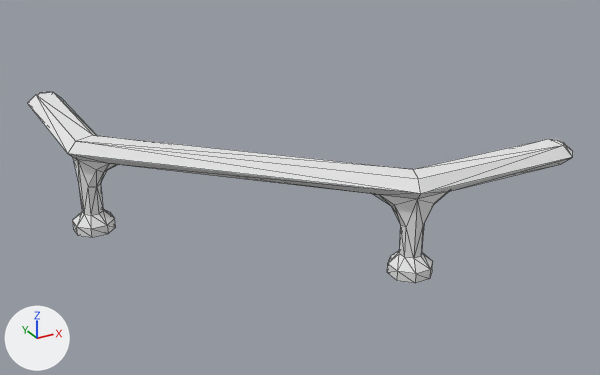
The OBJ model The_Dune_Project/Assets/Models/env/Modular Temple/Balcony_Railing_Curved_Large.obj, before and after one commit.
One viewpoint serves both versions: a 50 mm camera at (-2.44, -4.27, 1.94) aimed at (-0.43, -0.61, 0.11). The lights are fixed; the arrows at lower left show +X, +Y and +Z. Mesh edges are drawn as thin lines. Where no turn or scale is listed for an object, it has been applied to the vertices.

Before the edit, the objects in view are built like this:
```python
mat_sandstone_5 = principled_material('Sandstone_5')
mat_sandstone_5.base_color = (0.8, 0.8, 0.8)  # white #e7e7e7
mat_sandstone_5.roughness = 1.0
me_object1 = bpy.data.meshes.new('object1')
me_object1.from_pydata(...)  # 132 vertices, 260 faces; spans x -1.6..0.6, y -1.6..0.6, z 0.0..0.5
# faces by material slot: [164, 96]
me_object1.materials.append(mat_sandstone_5)  # white #e7e7e7
me_object1.materials.append(mat_sandstone_4)  # white #e7e7e7
ob_object1 = bpy.data.objects.new('object1', me_object1)
ob_object1.location = (0.0, 0.0, 0.0)
```
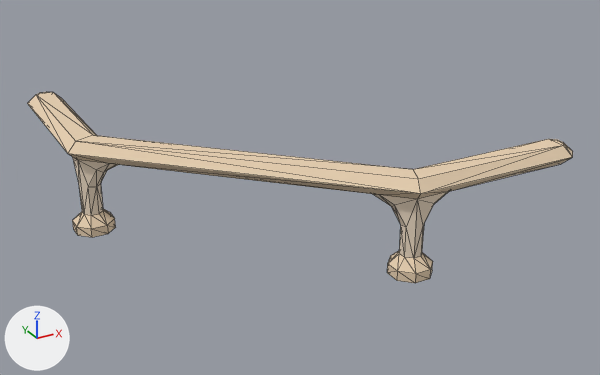
Pixel boxes [x1, y1, x2, y2] of what changed, in the pictures (600 x 375 px):
'object1', recoloured (white to beige): [27, 92, 573, 283] in both

Diff of the bpy script that builds the scene:
```diff
--- a/The_Dune_Project/Assets/Models/env/Modular Temple/Balcony_Railing_Curved_Large.obj.py
+++ b/The_Dune_Project/Assets/Models/env/Modular Temple/Balcony_Railing_Curved_Large.obj.py
@@ mat_sandstone_5 @@
 mat_sandstone_5 = principled_material('Sandstone_5')
-mat_sandstone_5.base_color = (0.8, 0.8, 0.8)  # white #e7e7e7
+mat_sandstone_5.base_color = (0.8, 0.627, 0.439)  # beige #e7cfb1
 mat_sandstone_5.roughness = 1.0
```
